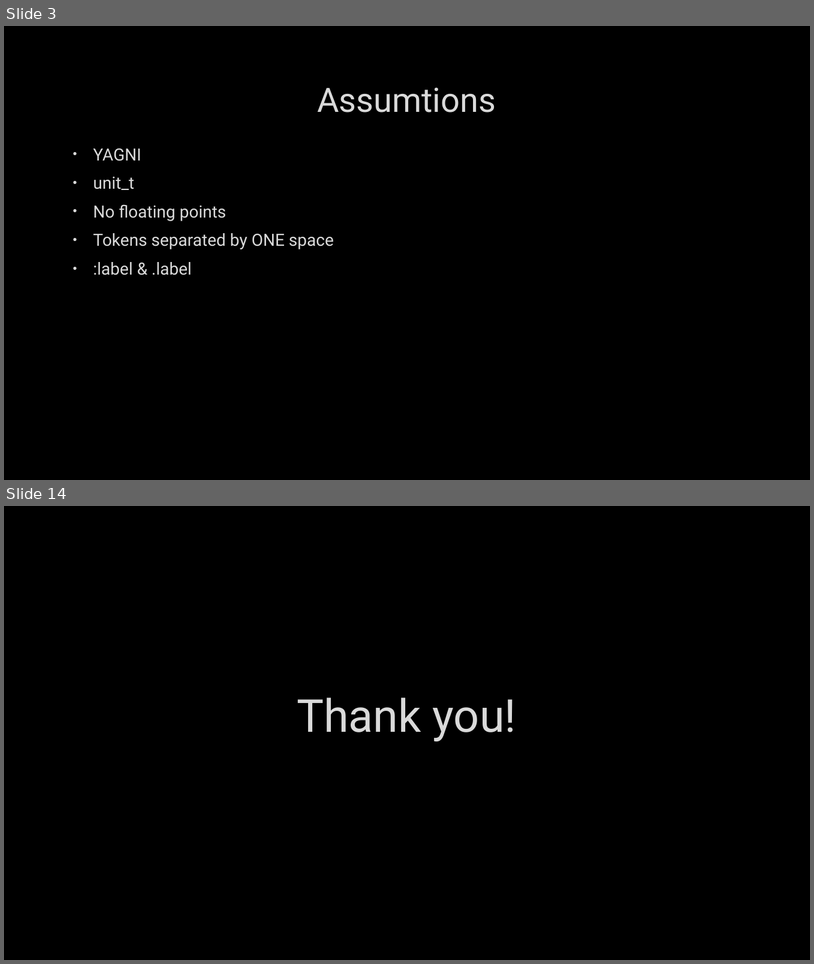
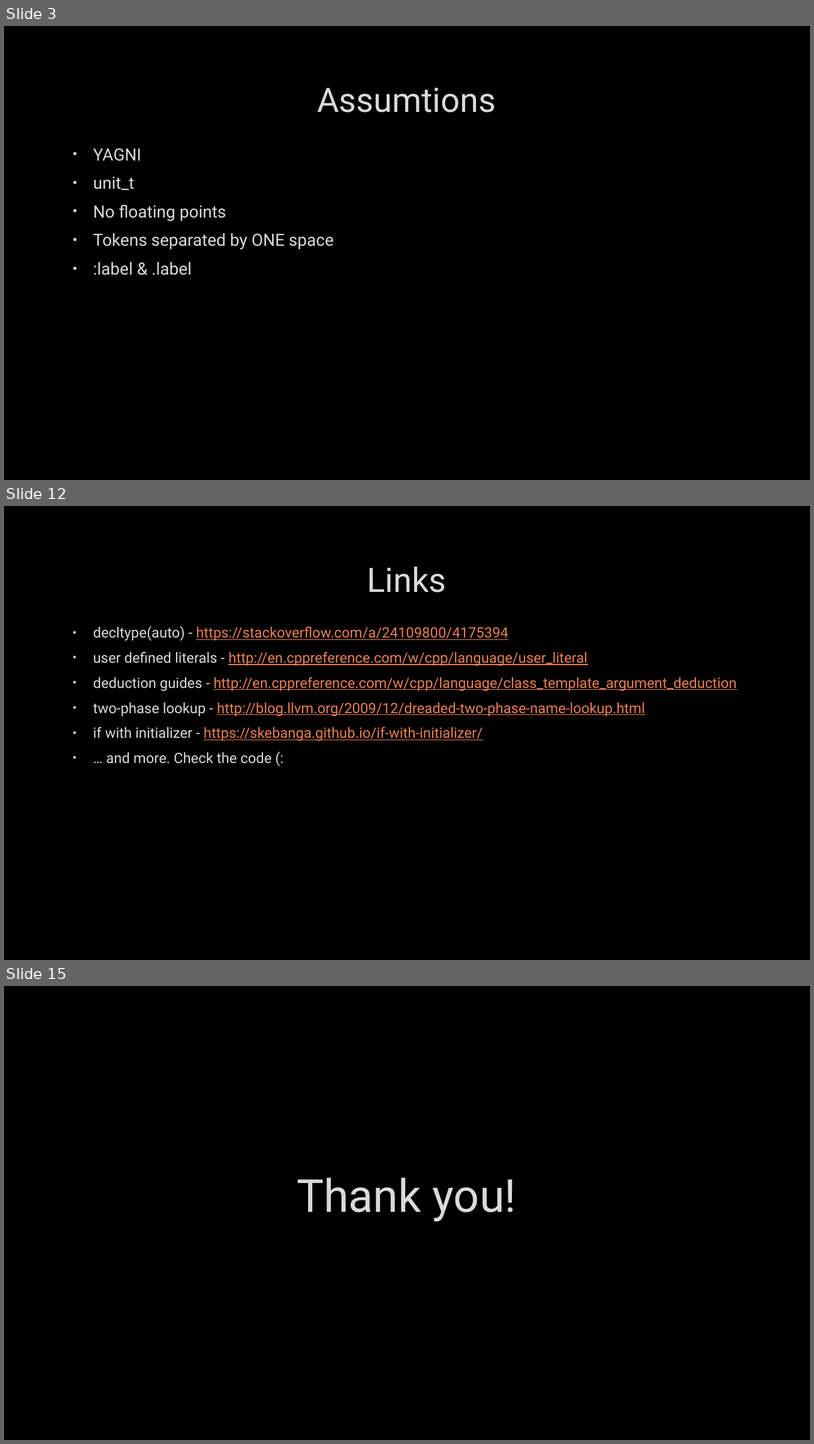
Before and after one commit to stryku/workshops, a slide deck: ctai-compile_time_assembly_interpreter.pptx. Shown one above the other, each under a label of ours: slides 3 and 14 before the commit, slides 3, 12 and 15 after it; the slides between them are not shown. The pictures are 814x964 and 814x1444 pixels, drawn with LibreOffice and Linux fonts; fonts in the diff are those of the drawing; background and template pictures are left out. Boxes give left, top, right and bottom in pixels: in the first picture for what was removed or moved away, otherwise in the second. Text is boxed around its words. In the diff, an @@ line names an element or a change of style, - is before the commit and + after.

```diff
--- a/ctai-compile_time_assembly_interpreter.pptx
+++ b/ctai-compile_time_assembly_interpreter.pptx
@@ slide 12 added at (4, 506, 810, 960), background picture (left out) @@
@@ title added at (367, 567, 446, 592), 40 pt, text #DADADA @@
+Links
@@ text added at (93, 626, 737, 763), 17 pt, text #E98052, underline @@
+• decltype(auto) - https://stackoverflow.com/a/24109800/4175394
+• user defined literals - http://en.cppreference.com/w/cpp/language/user_literal
+• deduction guides - http://en.cppreference.com/w/cpp/language/class_template_argument_deduction
+• two-phase lookup - http://blog.llvm.org/2009/12/dreaded-two-phase-name-lookup.html
+• if with initializer - https://skebanga.github.io/if-with-initializer/
+• … and more. Check the code (:
@@ what was slide 14 is now slide 15 @@
```
Also in this commit, not shown: 6 slides changed, 5 other slides added, 5 slides removed, 1 other file.
